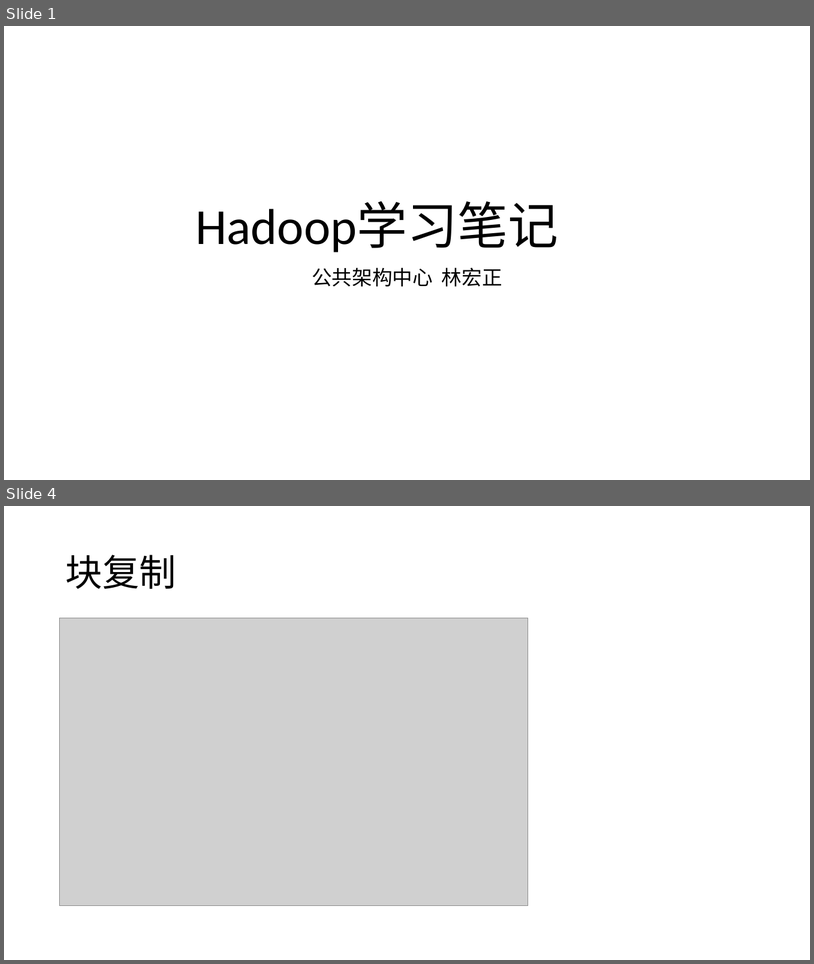
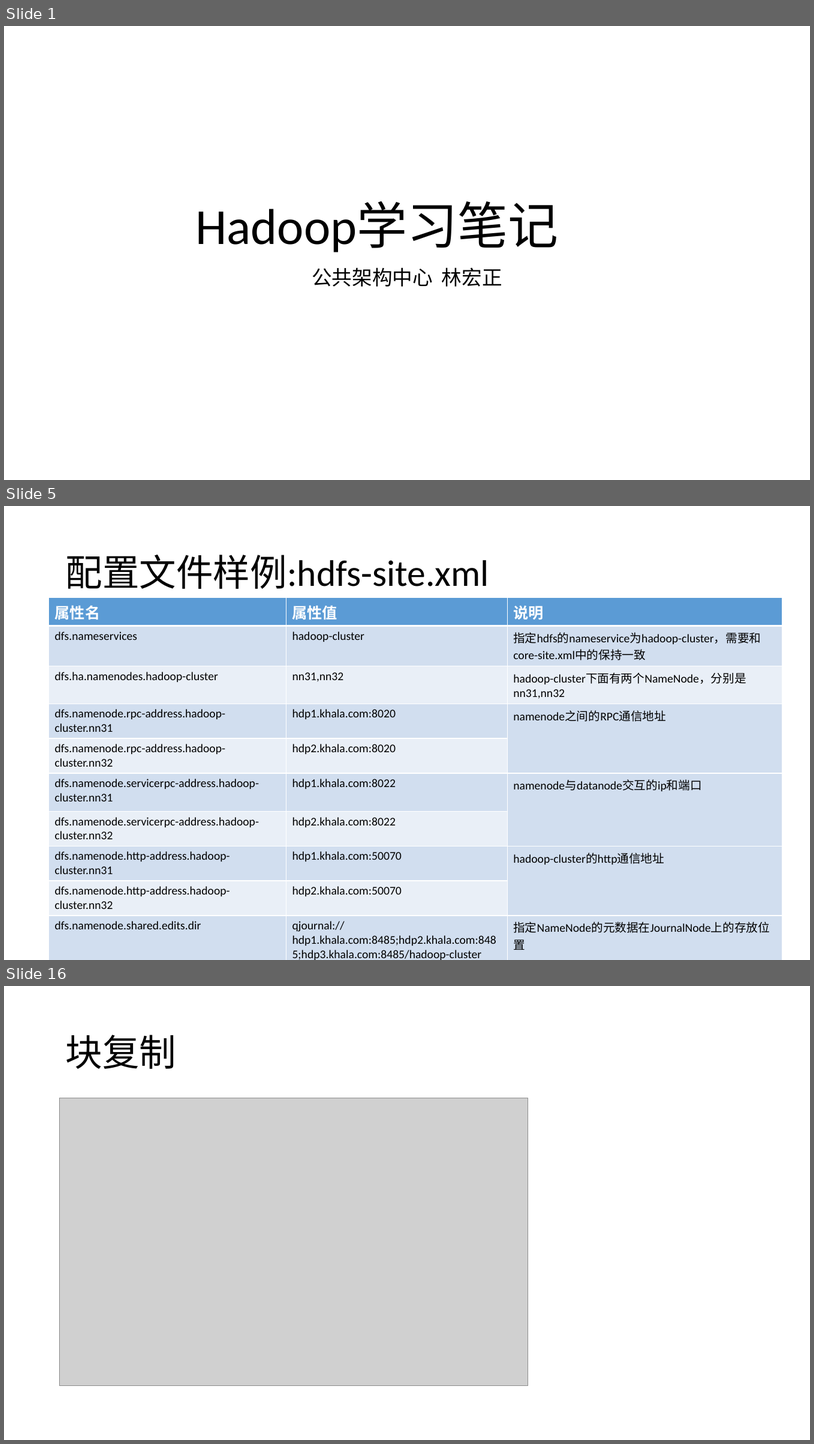
Before and after one commit to hongzhenglin/hadoop, a slide deck: Hadoop/Hadoop学习笔记.pptx. Shown one above the other, each under a label of ours: slides 1 and 4 before the commit, slides 1, 5 and 16 after it; the slides between them are not shown. The pictures are 814x964 and 814x1444 pixels, drawn with LibreOffice and Linux fonts; fonts in the diff are those of the drawing; grey boxes stand for pictures. Boxes give left, top, right and bottom in pixels: in the first picture for what was removed or moved away, otherwise in the second. Text is boxed around its words. In the diff, an @@ line names an element or a change of style, - is before the commit and + after.

```diff
--- a/Hadoop/Hadoop学习笔记.pptx
+++ b/Hadoop/Hadoop学习笔记.pptx
@@ slide 5 added at (4, 506, 810, 960), background #FFFFFF @@
@@ title added at (65, 555, 489, 589), 44 pt, text #000000 @@
+配置文件样例:hdfs-site.xml
@@ table added at (49, 598, 783, 960), 10 rows, 3 columns @@
+属性名 | 属性值 | 说明
+dfs.nameservices | hadoop-cluster | 指定hdfs的nameservice为hadoop-cluster，需要和core-site.xml中的保持一致
+dfs.ha.namenodes.hadoop-cluster | nn31,nn32 | hadoop-cluster下面有两个NameNode，分别是nn31,nn32
+dfs.namenode.rpc-address.hadoop-cluster.nn31 | hdp1.khala.com:8020 | namenode之间的RPC通信地址
+dfs.namenode.rpc-address.hadoop-cluster.nn32 | hdp2.khala.com:8020 | 
+dfs.namenode.servicerpc-address.hadoop-cluster.nn31 | hdp1.khala.com:8022 | namenode与datanode交互的ip和端口
+dfs.namenode.servicerpc-address.hadoop-cluster.nn32 | hdp2.khala.com:8022 | 
+dfs.namenode.http-address.hadoop-cluster.nn31 | hdp1.khala.com:50070 | hadoop-cluster的http通信地址
+dfs.namenode.http-address.hadoop-cluster.nn32 | hdp2.khala.com:50070 | 
+dfs.namenode.shared.edits.dir | qjournal://hdp1.khala.com:8485;hdp2.khala.com:8485;hdp3.khala.com:8485/hadoop-cluster | 指定NameNode的元数据在JournalNode上的存放位置
@@ what was slide 4 is now slide 16 @@
```
Also in this commit, not shown: 3 slides changed, 12 other slides added, 2 other files.
